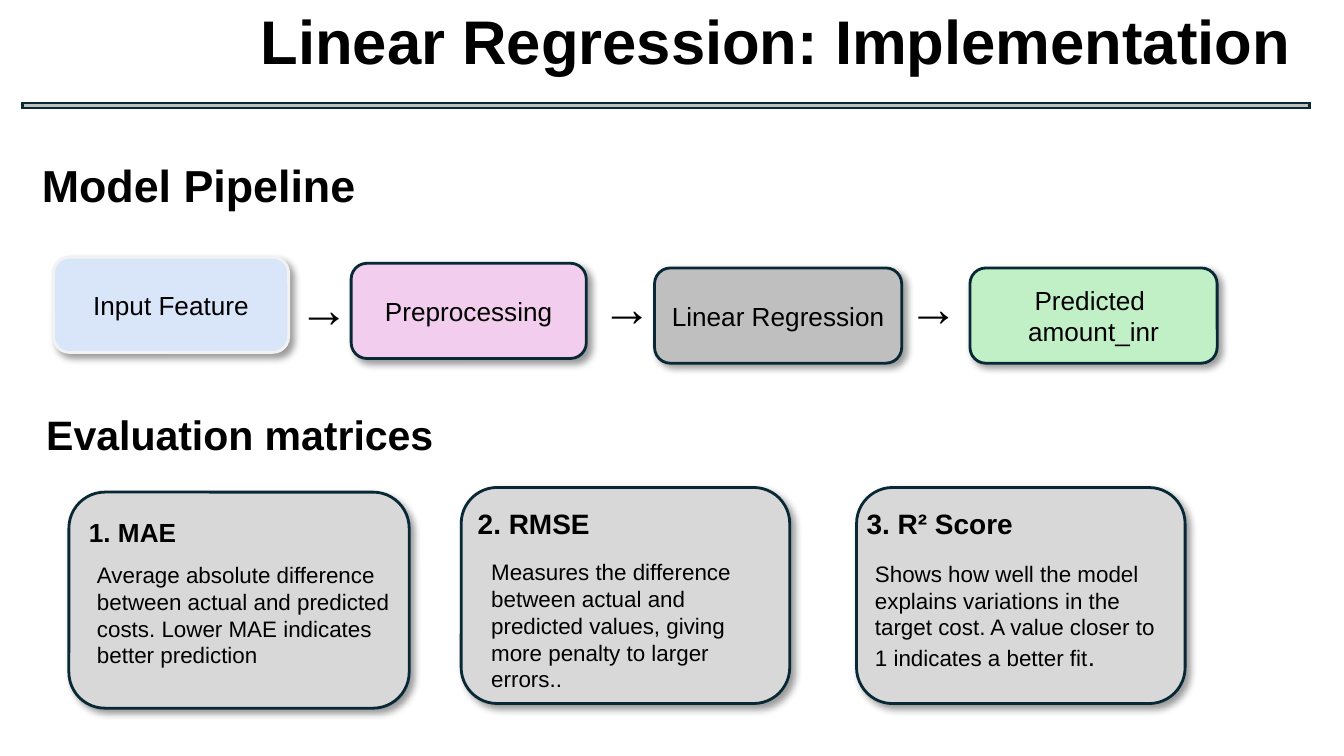
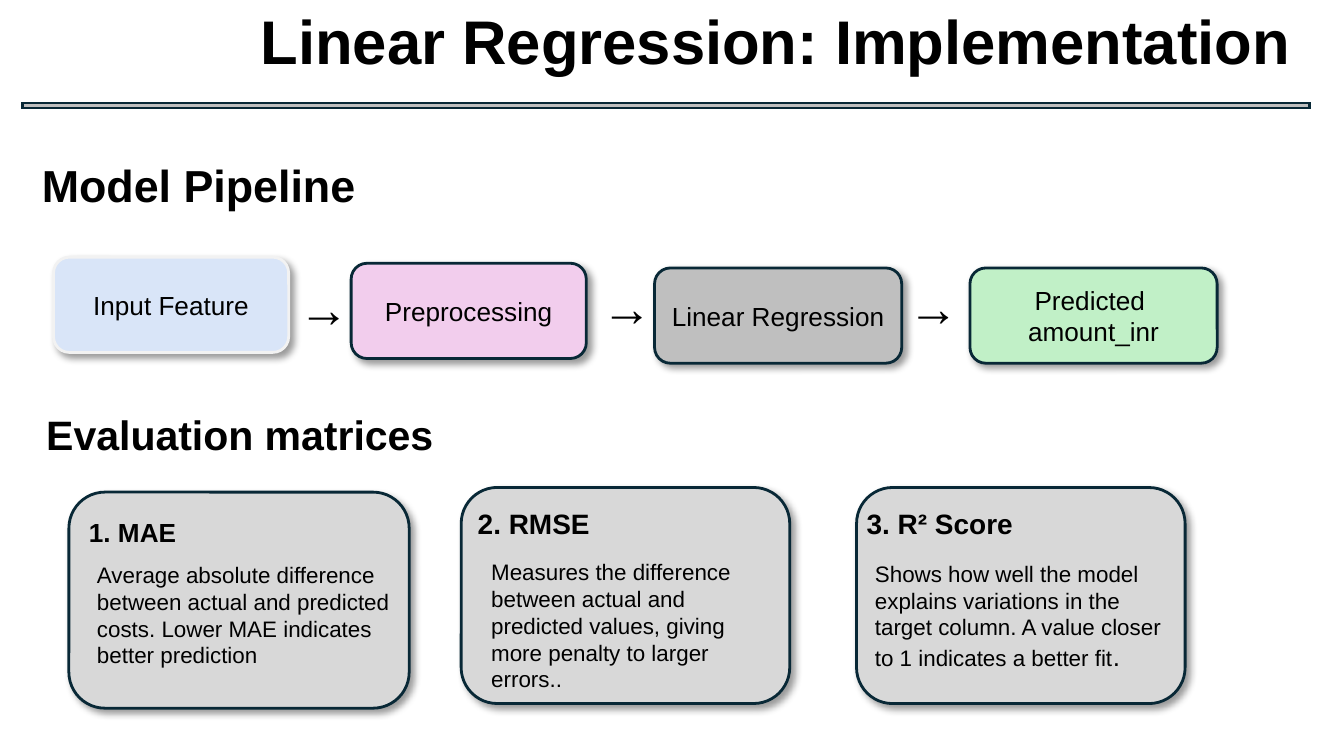
Before and after one commit to Goutam363/painting-cost-prediction, a slide deck: slide 10 of ML_Project_9_Group_3_Presentation.pptx. Drawn at 1344x756 pixels with LibreOffice and Linux fonts; fonts in the diff are those of the drawing. Boxes give left, top, right and bottom in pixels: in the first picture for what was removed or moved away, otherwise in the second. Text is boxed around its words. In the diff, an @@ line names an element or a change of style, - is before the commit and + after.

Commit message:
typo

```diff
--- a/ML_Project_9_Group_3_Presentation.pptx
+++ b/ML_Project_9_Group_3_Presentation.pptx
@@ text at <box>875,565,1161,667</box>: text changed @@
-Shows how well the model explains variations in the target cost. A value closer to 1 indicates a better fit.
+Shows how well the model explains variations in the target column. A value closer to 1 indicates a better fit.
```
Also in this commit, not shown: 3 other slides changed.
